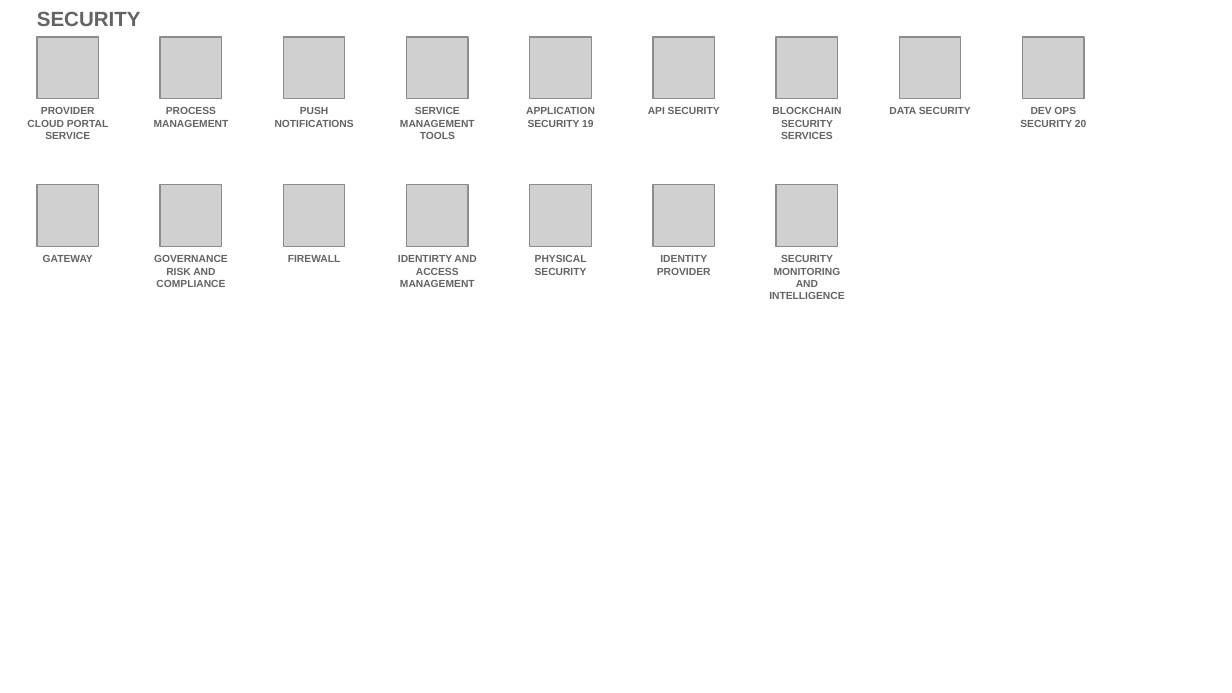
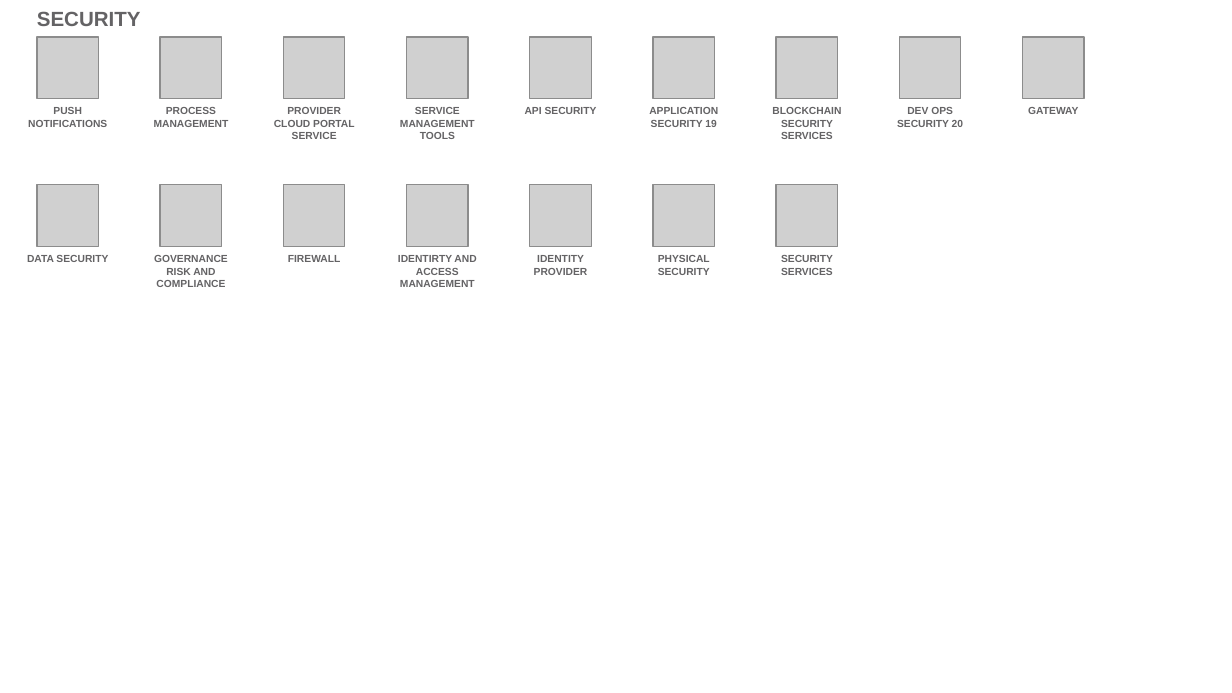
Before and after one commit to l2fprod/myarchitecture, a slide deck: slide 20 of mycatalog-architecture-diagram-template.pptx. Drawn at 1232x693 pixels with LibreOffice and Linux fonts; fonts in the diff are those of the drawing; grey boxes stand for pictures. Boxes give left, top, right and bottom in pixels: in the first picture for what was removed or moved away, otherwise in the second. Text is boxed around its words. In the diff, an @@ line names an element or a change of style, - is before the commit and + after.

```diff
--- a/mycatalog-architecture-diagram-template.pptx
+++ b/mycatalog-architecture-diagram-template.pptx
@@ text at bbox=[28, 107, 107, 127]: text changed @@
-PROVIDER CLOUD PORTAL SERVICE
+PUSH NOTIFICATIONS
@@ text at bbox=[274, 107, 354, 139]: text changed @@
-PUSH NOTIFICATIONS
+PROVIDER CLOUD PORTAL SERVICE
@@ text at bbox=[525, 107, 597, 114]: text changed @@
-APPLICATION SECURITY 19
+API SECURITY
@@ text at bbox=[649, 107, 718, 127]: text changed @@
-API SECURITY
+APPLICATION SECURITY 19
@@ text at bbox=[897, 107, 963, 127]: text changed @@
-DATA SECURITY
+DEV OPS SECURITY 20
@@ text at bbox=[1028, 107, 1078, 114]: text changed @@
-DEV OPS SECURITY 20
+GATEWAY
@@ text at bbox=[27, 255, 108, 262]: text changed @@
-GATEWAY
+DATA SECURITY
@@ text "IDENTITY PROVIDER": place and size @@
-text "IDENTITY PROVIDER" at bbox=[657, 255, 711, 275]
+text "IDENTITY PROVIDER" at bbox=[534, 255, 588, 275]
@@ text "PHYSICAL SECURITY": place and size @@
-text "PHYSICAL SECURITY" at bbox=[535, 255, 587, 275]
+text "PHYSICAL SECURITY" at bbox=[658, 255, 710, 275]
@@ text at bbox=[781, 255, 833, 275]: text changed @@
-SECURITY MONITORING AND INTELLIGENCE
+SECURITY SERVICES
```
Also in this commit, not shown: 18 other slides changed.
